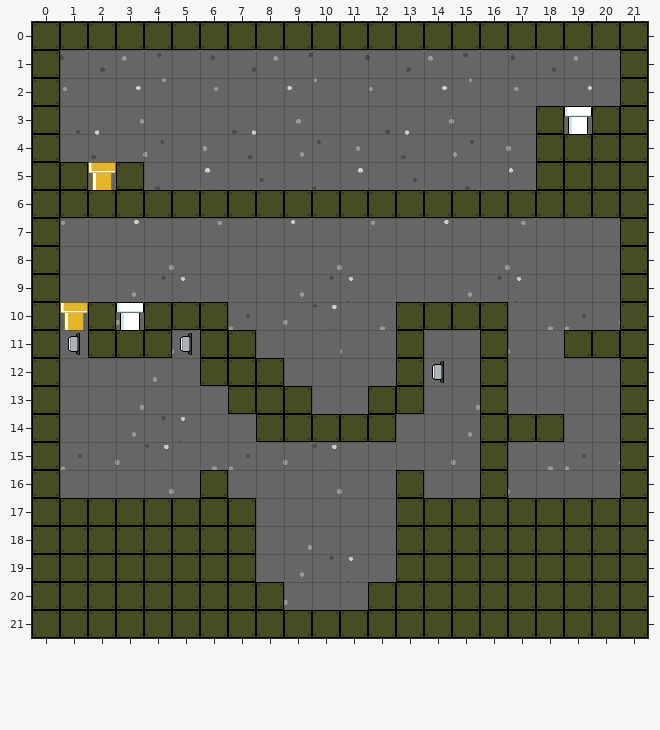
Tiled map -- Content/Level3-2.tmx. That is the earlier state.
Cells are 32x32 px. Shown: x 0..21, y 0..21.
Now the later version:
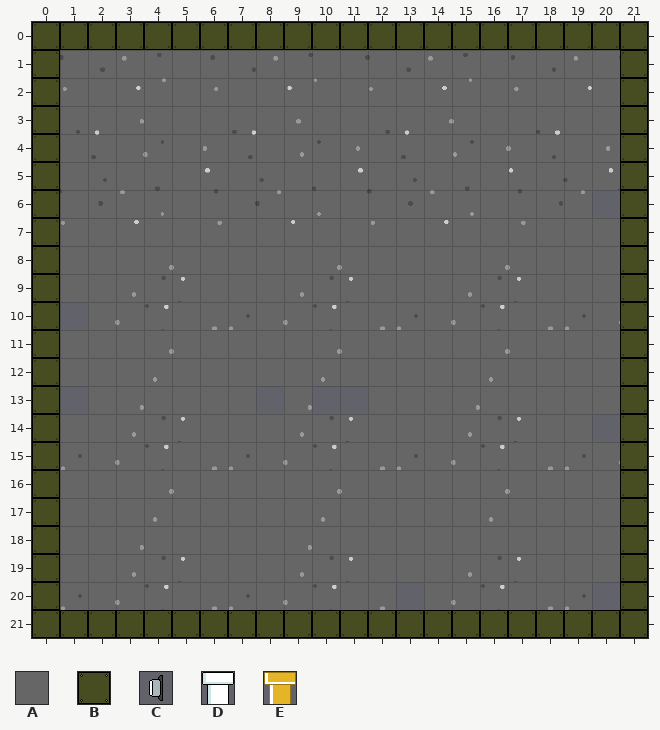
Key: from "background": A 0; from "brick": B 0; from "button": C 0; from "pipe": D 0, E 8.
_ is an empty cell, # one hidden under a higher layer, . an unchanged one.
Edits made:
--- layer "Background"
@@ x 20..20 @@
- 6 #
+ 6 _
@@ x 1..1 @@
-10 E
+10 _
@@ x 8..8 @@
-13 #
+13 _
@@ x 13..20 @@
-20 #......#
+20 _......_
--- layer "Foreground" (removed)
@@ x 1..20 @@
- 3 .................BDB
- 4 .................BBB
- 5 BEB..............BBB
- 6 BBBBBBBBBBBBBBBBBBBB
+ 3 .................___
+ 4 .................___
+ 5 ___..............___
+ 6 ____________________
@@ x 1..20 @@
-10 EBDBBB......BBBB....
-11 CBBBCBB..A..B..B..BB
-12 .....BBB.A..BC.B....
-13 ......BBB..BB..B....
-14 .......BBBBB...BBB..
-15 ...........AA..B....
-16 .....B......B..B....
-17 BBBBBBB..A..BBBBBBBB
-18 BBBBBBB.....BBBBBBBB
-19 BBBBBBB.....BBBBBBBB
-20 BBBBBBBB.A.BBBBBBBBB
+10 ______......____....
+11 _______.._.._.._..__
+12 .....___._..__._....
+13 ......___..__.._....
+14 ......._____...___..
+15 ...........__.._....
+16 ....._......_.._....
+17 _______.._..________
+18 _______.....________
+19 _______.....________
+20 ________._._________
Boxes around the changes in both pictures, in picture pixels (x1, y1, x2, y2):
removed: (60, 106, 620, 218)
removed: (60, 302, 620, 610)
